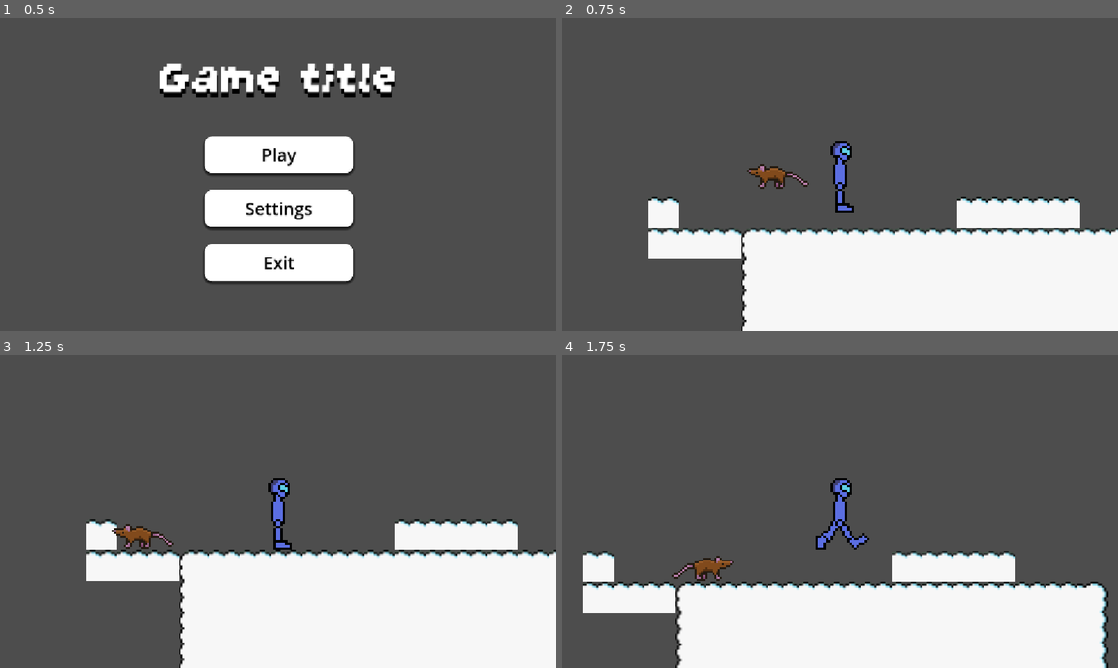
Above: before the commit, frames 1-4 (two rows, left to right).
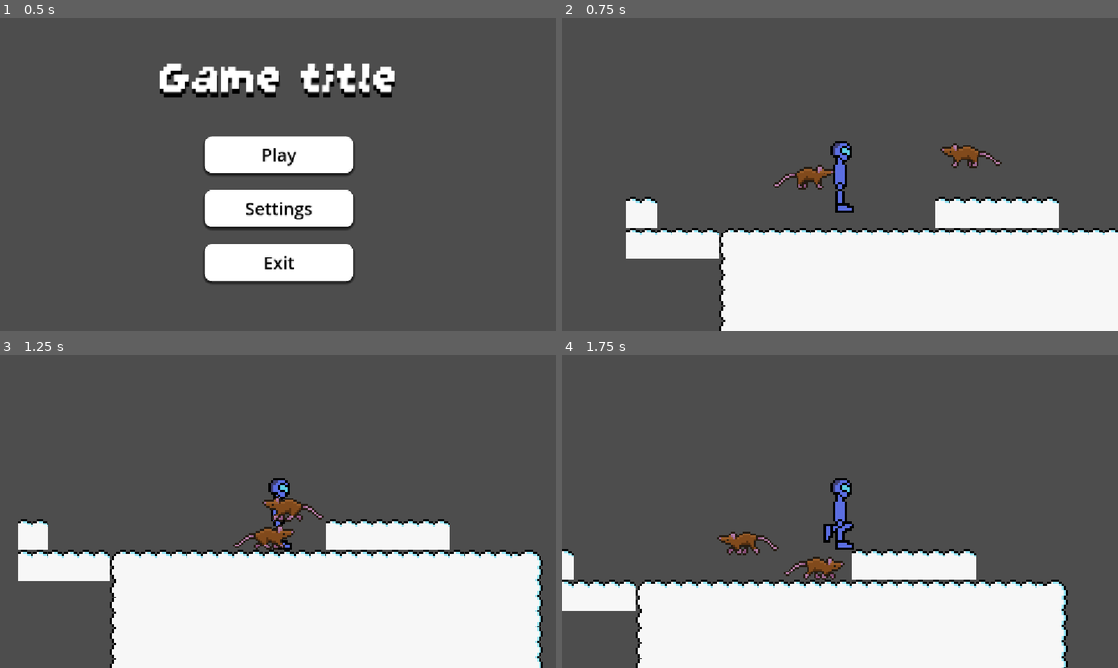
Above: after the commit, the same moments.

Repository: Milo-Griffiths/GameJam-Time
Game: Godot game, scene res://scenes/main.tscn
The game is run twice, just before and just after one commit, with the same random seed, the same clock (stepped at 60 frames per second) and the same inputs. The engine's default icon, where the game draws it, is replaced by a stand-in: a white triangle on a blue panel in a dark square.
Inputs:
- Up to frame 1 (0.5 s): no input
- Up to frame 2 (0.75 s): click "Play" at 0.5 s
- Up to frame 3 (1.25 s): no input
- Up to frame 4 (1.75 s): hold Right (right) from 1.28 s (still down); tap Up (up) at 1.52 s

Frame 1 is identical in both runs. In frame 2, 5.7% of the frame differs, in the area x 11-100%, y 40-100%; in frame 3, 12%, in the area x 3-100%, y 45-100%; in frame 4, 9.8%.

Commit message:
Improved rat

Diff:
--- a/assets/scripts/rat.gd
+++ b/assets/scripts/rat.gd
@@ -4,12 +4,19 @@
 var SPEED = 300.0
 @export
 var JUMP_VELOCITY = -400.0
+@export
+var startbackwards : bool
 var dir = 1
+
 var ray : RayCast2D
 var sprite : AnimatedSprite2D
+
 func _ready() -> void:
-	ray = $RayCast2D
+	ray = $WallDetection
 	sprite = $AnimatedSprite2D
+	sprite.play("walk")
+	if startbackwards:
+		flip()
 
 func _process(delta: float) -> void:
 	pass
@@ -20,12 +27,7 @@
 		velocity += get_gravity() * delta
 
 	if ray.is_colliding():
-		dir = dir *-1
-		ray.scale.x = ray.scale.x * -1
-		if dir == -1:
-			sprite.flip_h = true
-		else:
-			sprite.flip_h = false
+		flip()
 
 	if dir:
 		velocity.x = dir * SPEED
@@ -33,3 +35,10 @@
 		velocity.x = move_toward(velocity.x, 0, SPEED)
 
 	move_and_slide()
+func flip():
+	dir = dir *-1
+	ray.scale.x = ray.scale.x * -1
+	if dir == -1:
+		sprite.flip_h = true
+	else:
+		sprite.flip_h = false
--- a/scenes/Enemies/rat.tscn
+++ b/scenes/Enemies/rat.tscn
@@ -51,7 +51,7 @@
 "texture": SubResource("AtlasTexture_sbrqp")
 }],
 "loop": 1,
-"name": &"new_animation",
+"name": &"walk",
 "speed": 5.0
 }]
 
@@ -65,10 +65,14 @@
 
 [node name="AnimatedSprite2D" type="AnimatedSprite2D" parent="." unique_id=1380315492]
 texture_filter = 1
-position = Vector2(-2.75, -8.5)
+position = Vector2(-2.75, -8)
 sprite_frames = SubResource("SpriteFrames_pdxfl")
-animation = &"new_animation"
+animation = &"walk"
 
-[node name="RayCast2D" type="RayCast2D" parent="." unique_id=390985785]
+[node name="WallDetection" type="RayCast2D" parent="." unique_id=390985785]
 target_position = Vector2(15, 0)
-collision_mask = 15
+collision_mask = 13
+
+[node name="Playerdetection" type="RayCast2D" parent="." unique_id=773509831]
+target_position = Vector2(15, 0)
+collision_mask = 2
--- a/scenes/levels/Level1.tscn
+++ b/scenes/levels/Level1.tscn
@@ -6889,6 +6889,7 @@
 [node name="Level1" type="Node2D" unique_id=1332319202]
 
 [node name="TileMapLayer" type="TileMapLayer" parent="." unique_id=839952174]
+texture_filter = 1
 scale = Vector2(4, 4)
 tile_map_data = PackedByteArray("AAAEAAMAAQABAD0AAAAFAAMAAQABAD0AAAAGAAMAAQABAD0AAAAHAAMAAQABAD0AAAAIAAMAAQABAD0AAAAJAA …(1168 unchanged characters)…
 tile_set = SubResource("TileSet_sgp6g")
@@ -6899,3 +6900,7 @@
 [node name="SceneLoader" type="Node2D" parent="." unique_id=2142079014]
 
 [node name="Rat" parent="." unique_id=1896690996 instance=ExtResource("3_x4si1")]
+
+[node name="Rat2" parent="." unique_id=2127364585 instance=ExtResource("3_x4si1")]
+position = Vector2(465, -45)
+startbackwards = true
